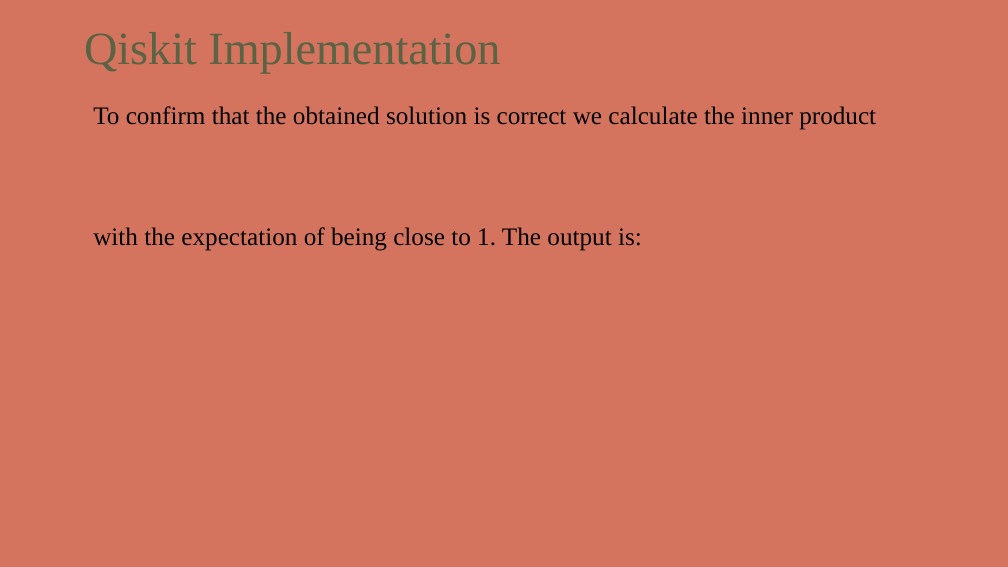
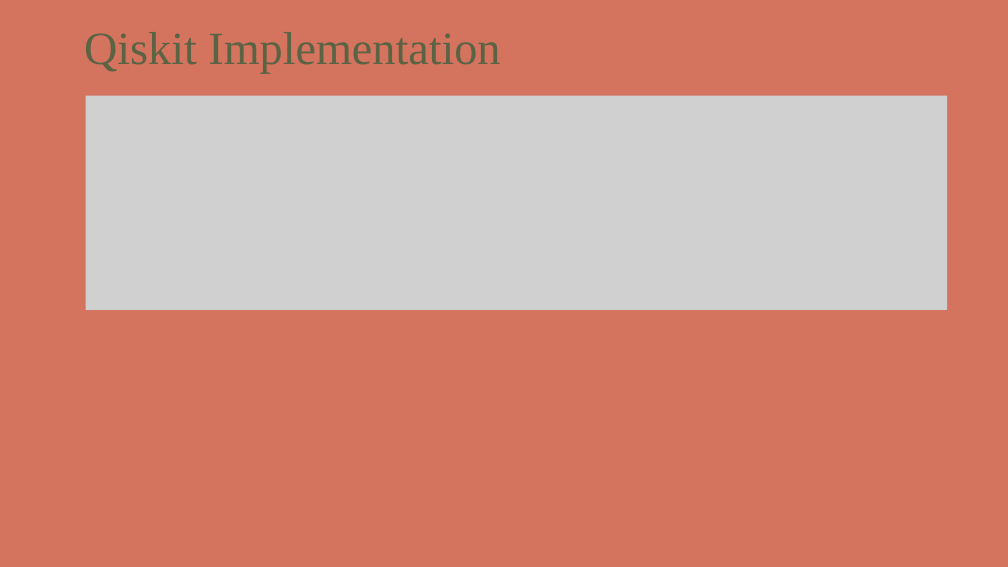
Before and after one commit to kthod/VQLS_algorithm, a slide deck: slide 39 of VQLS_presentation.pptx. Drawn at 1008x567 pixels with LibreOffice and Linux fonts; fonts in the diff are those of the drawing; grey boxes stand for pictures; background and template pictures are left out. Boxes give left, top, right and bottom in pixels: in the first picture for what was removed or moved away, otherwise in the second. Text is boxed around its words. In the diff, an @@ line names an element or a change of style, - is before the commit and + after.

```diff
--- a/VQLS_presentation.pptx
+++ b/VQLS_presentation.pptx
@@ picture added at box(85, 95, 948, 309) @@
@@ text removed at box(93, 106, 876, 251) @@
-To confirm that the obtained solution is correct we calculate the inner product
-with the expectation of being close to 1. The output is:
```
Also in this commit, not shown: 29 other slides changed, 4 slides added, 4 slides removed, 1 other file.
